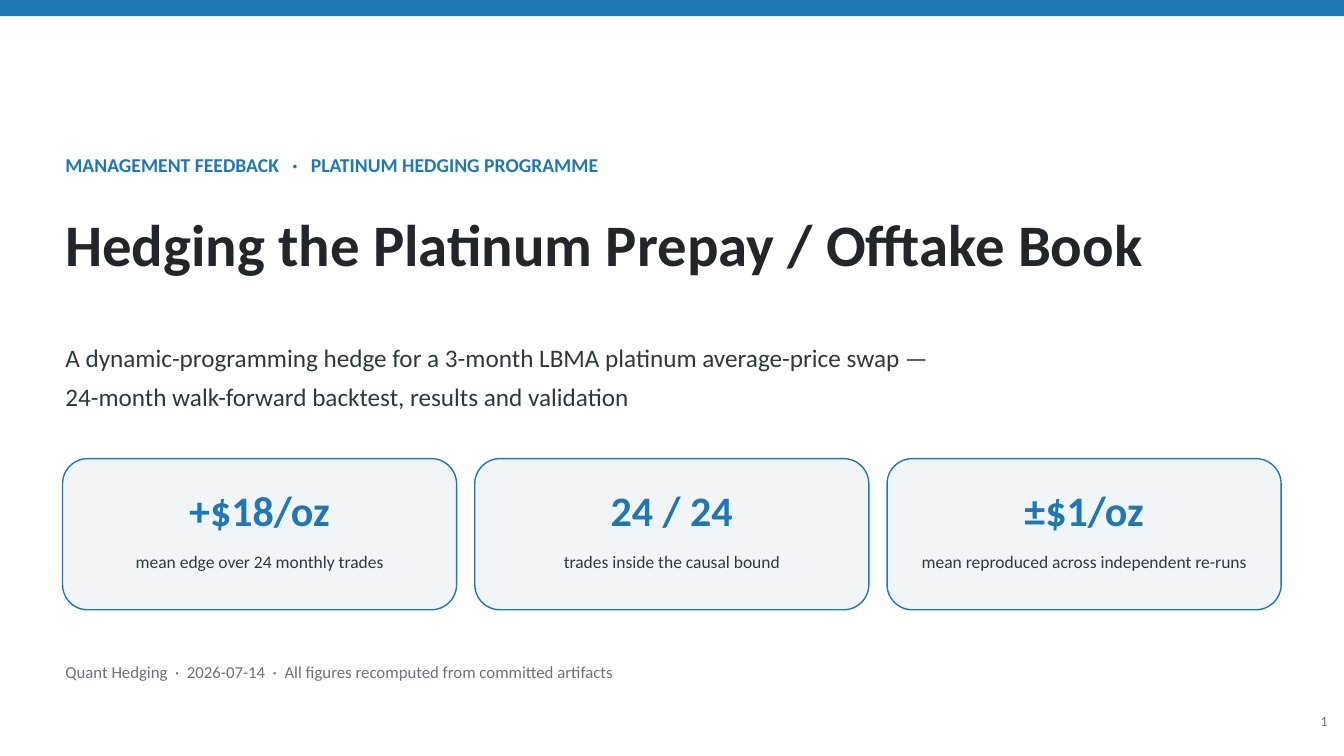
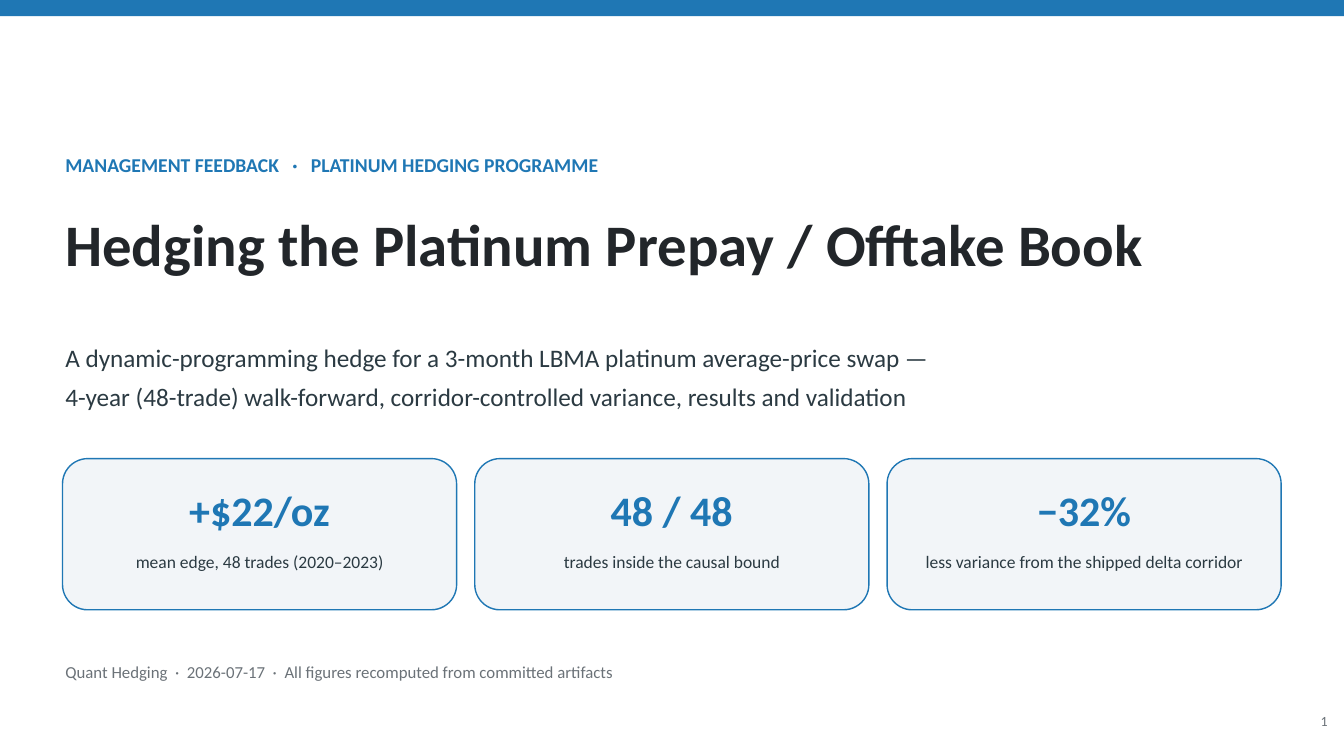
Before and after one commit to sylam/riskflow, a slide deck: slide 1 of artifacts/platinum_hedge_management_deck.pptx. Drawn at 1344x756 pixels with LibreOffice and Linux fonts; fonts in the diff are those of the drawing. Boxes give left, top, right and bottom in pixels: in the first picture for what was removed or moved away, otherwise in the second. Text is boxed around its words. In the diff, an @@ line names an element or a change of style, - is before the commit and + after.

```diff
--- a/artifacts/platinum_hedge_management_deck.pptx
+++ b/artifacts/platinum_hedge_management_deck.pptx
@@ text at (65, 387, 906, 410): text changed @@
-24-month walk-forward backtest, results and validation
+4-year (48-trade) walk-forward, corridor-controlled variance, results and validation
@@ text at (189, 496, 330, 531): text changed @@
-+$18/oz
++$22/oz
@@ text at (611, 497, 732, 527): text changed @@
-24 / 24
+48 / 48
@@ text at (1037, 497, 1131, 527): text changed @@
-±$1/oz
+−32%
@@ text at (136, 555, 383, 571): text changed @@
-mean edge over 24 monthly trades
+mean edge, 48 trades (2020–2023)
@@ text at (926, 556, 1242, 571): text changed @@
-mean reproduced across independent re-runs
+less variance from the shipped delta corridor
@@ text at (65, 666, 612, 681): text changed @@
-Quant Hedging · 2026-07-14 · All figures recomputed from committed artifacts
+Quant Hedging · 2026-07-17 · All figures recomputed from committed artifacts
```
Also in this commit, not shown: 12 other slides changed, 7 slides added.
